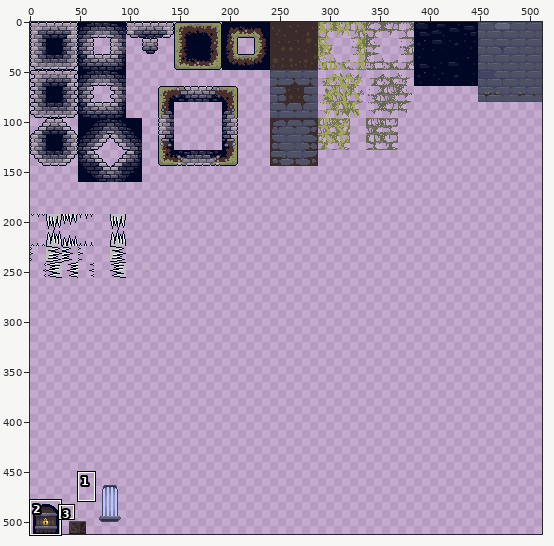
Sprite sheet: assets/sprites/tilesetv7.png. Above, an overview of the earlier version with the close-up marked.
Close-up. First the earlier version:
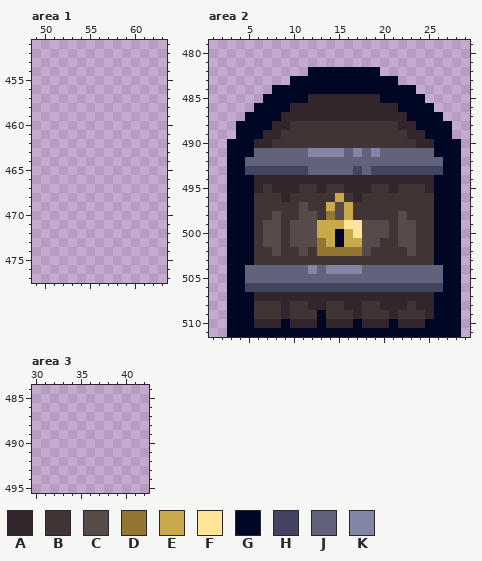
The file is 512x512 pixels. Colours within 5 levels of each other are drawn and written as one. Shown: area 1: x 49..63, y 451..477; area 2: x 1..29, y 479..511; area 3: x 30..42, y 484..495. The commit also changed other parts of the picture, which this record leaves out.
Palette (. is transparent): A #32262c  B #403435  C #574b4a  D #957532  E #c9a94a  F #ffe597  G #000725  H #424462  J #61637a  K #8285a6
Pixels before, area 2, first column x 3:
482 .........GGGGGGGG.........
483 .......GGGGGGGGGGGG.......
484 .....GGGGGGGGGGGGGGGG.....
485 ....GGGGGAAAAAAAAGGGGG....
486 ...GGGGAAAAAAAAAAAAGGGG...
487 ..GGGGAAAAAAAAAAAAAAGGGG..
488 .GGGGAABBBBBBBBBBBBAAGGGG.
489 .GGGAABBBBBBBBBBBBBBAAGGG.
490 GGGAABBBBBBBBBBBBBBBBAAGGG
491 GGGJJJJJJKKKKJKJKJJJJJJGGG
492 GGJJJJJJJJJJJJJJJJJJJJJJGG
493 GGHHHHHHHJJJJJHJHHHHHHHHGG
494 GGGAAAAAAAAAAAAAAAAAAAAGGG
495 GGGABAAABBABBAAABBABBBAGGG
496 GGGBBBABBBBBEBABBBBBBBBGGG
497 GGGBBBBBCBBECEBBBBBBBBBGGG
498 GGGBBCBBCCBDCEBBBBBCBBBGGG
499 GGGBCCBCCCEEEFFCCCBCCBBGGG
500 GGGBCCBCCCEEGEFCCCBCCBBGGG
501 GGGBCCBCCCDEGEECCBBCCBBGGG
502 GGGBBCBBCBDDDDDCBBBBCBBGGG
503 GGGBBBBBBBBBBBBBBBBBBBBGGG
504 GGJJJJJJJKJKKKKJJJJJJJJJGG
505 GGJJJJJJJJJJJJJJJJJJJJJJGG
506 GGHHHHHHHHHHHHHHHHHHHHHHGG
507 GGGAAAAAAAAAAAAAAAAAAAAGGG
508 GGGBBBABBAABBAABBAAABAAGGG
509 GGGBBBABBBGBBBABBBABBBAGGG
510 GGGAAAGAAAGAAAGAAAGAAAGGGG
511 GGGGGGGGGGGGGGGGGGGGGGGGGG
New version:
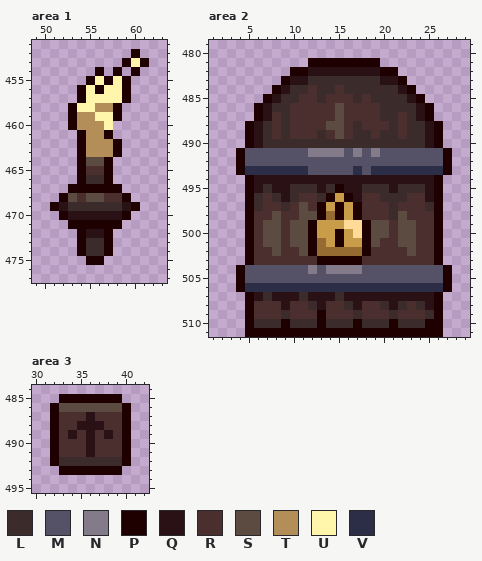
Colours new in this view: L #3b2b2a  M #555166  N #847b8a  P #1f0000  Q #291115  R #4b2f2e  S #5c4b41  T #b38e58  U #fff6ab  V #2c2e47
Diff:
colour D: #957532 -> #956b32
colour E: #c9a94a -> #c99c4a
colour F: #ffe597 -> #ffdb97
Changed rows in their new state; - is a pixel that keeps its letter.
Area 1:
first column x 51:
452 ---------P-
453 --------PUP
454 -----P-P-P-
455 ----PUPUP--
456 ---PUPUUP--
457 ---PUUUUP--
458 --PUUTTP---
459 --PTTUUP---
460 --PTTTU----
461 ---PTTP----
462 ---PTTTP---
463 ---PTTTP---
464 ---PSSP----
465 ---PRRP----
466 ---PLLP----
467 --PPPPPP---
468 -PSRSSRRP--
469 PQLLLLLLQP-
470 -PQQQQQQP--
471 --PPPPPP---
472 ---PQQP----
473 ---PLLP----
474 ---PLLP----
475 ----PP-----
Area 2:
first column x 3:
481 ---------PPPPPPPP---------
482 -------PPQQQQQQQQPP-------
483 ------PQQLLLLLLLLQQP------
484 -----PQLLRLLRLLLLLLQP-----
485 ----PQLLRRLRRRLRLLLLQP----
486 ---PQLLRRRRRSRRRRLLLLQP---
487 --.PQRLRRRRRSRRRRLLRLQP.--
488 -.PQLRLRRRRSSRLRRRLRLLQP.-
489 -.PQLRLRRRLRSRLLRLLRLLQP.-
490 ..PQLLLLLLLLLLLLLLLLLLQP..
491 .PMMMMMMMNNNNMNMNMMMMMMMP.
492 .PMMMMMMMMMMMMMMMMMMMMMMP.
493 .PVVVVVVVMMMMMVMVVVVVVVVP.
494 ..PQQQQQQQQQQQQQQQQQQQQP..
495 ..PQLQQLLLQLPQQLLLQLLLQP..
496 ..PLRLQLRRLP-PQRRLLLRRQP..
497 ..PLRRLRSRP-P-PRRRLRRRLP..
498 ..PRRSRRSSP-P-PRRRLSRRRP..
499 ..PRSSRSSP-----PSSRSSRRP..
500 ..PRSSRSSP--P--PSSRSSRRP..
501 ..PRSSRSSP--P--PSRRSSRRP..
502 ..PRRSRRSP-----PRRRRSRRP..
503 ..PRRRRRRRPPPPPRRRRRRRRP..
504 .PMMMMMMMNMNNNNMMMMMMMMMP.
505 .PMMMMMMMMMMMMMMMMMMMMMMP.
506 .PVVVVVVVVVVVVVVVVVVVVVVP.
507 ..PQLQQQLQQQLQQQQQQQQQQP..
508 ..PRRRQRRLQRRLQRRLQLRLQP..
509 ..PRRRLRRRPRRRLRRRLRRRLP..
510 ..PLLLPLLLPLLLPLLLPLLLPP..
511 ..PPPPPPPPPPPPPPPPPPPPPP..
Area 3:
first column x 32:
485 -PPPPPPP-
486 PSSSSSSSP
487 PRRRQRRRP
488 PRRQQQRRP
489 PRQRQRQRP
490 PRRRQRRRP
491 PRRRQRRRP
492 PLLLLLLLP
493 -PPPPPPP-
Changed places in both close-ups, as pixel boxes (x1, y1, x2, y2):
added: (50, 49, 149, 265)
changed: (227, 58, 461, 337)
added: (50, 394, 131, 475)
